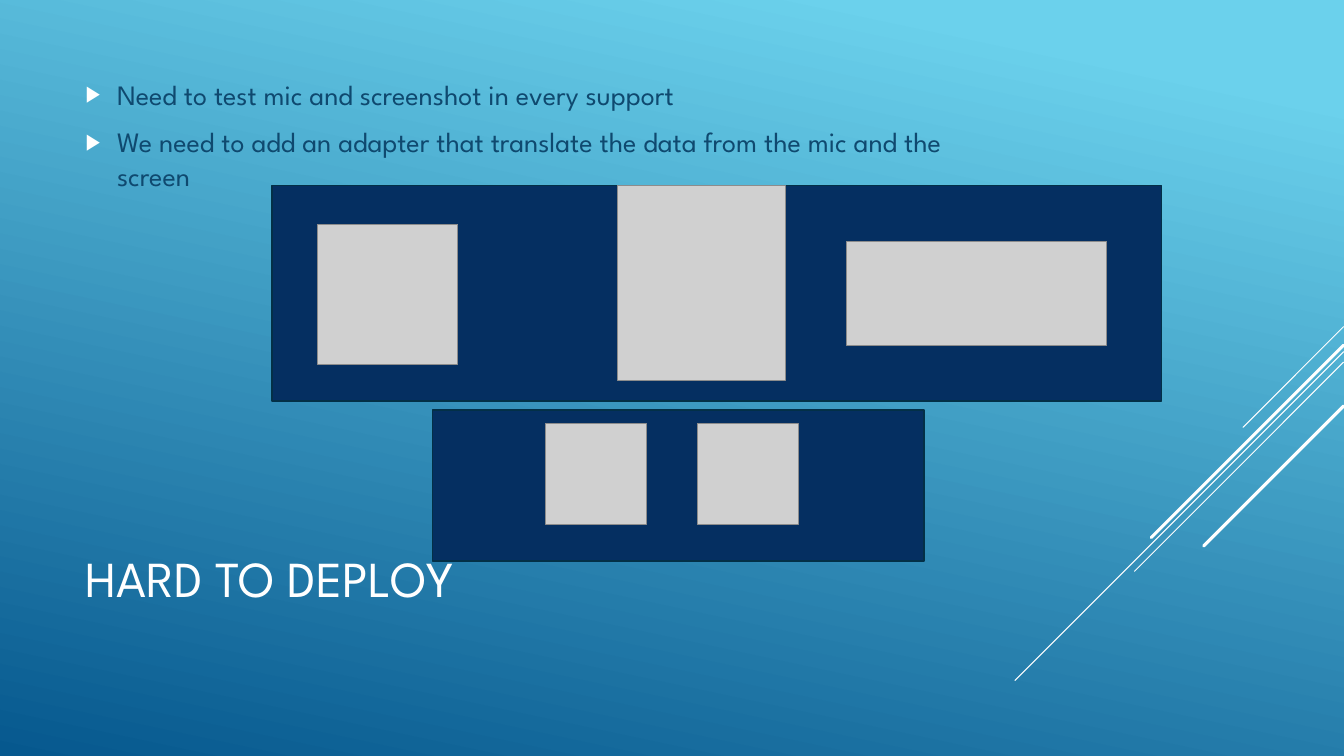
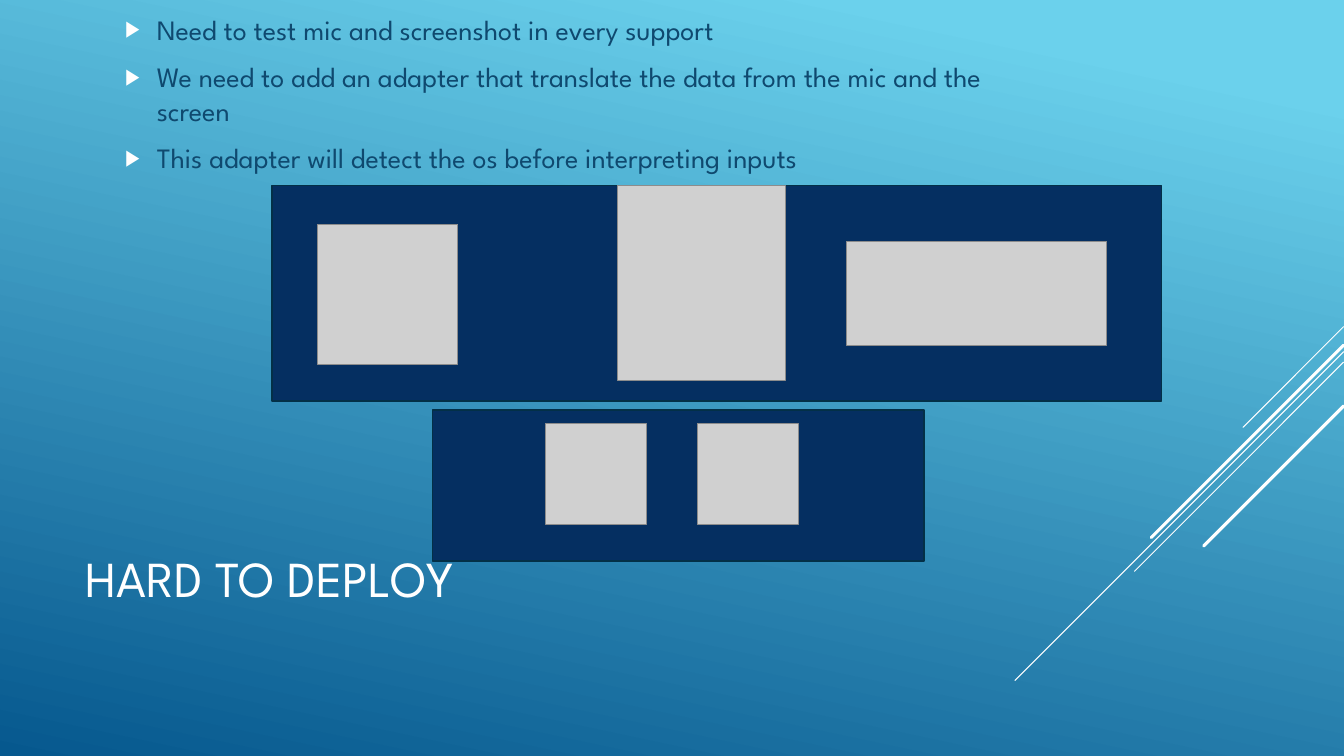
Before and after one commit to jnguyen1192/SIA, a slide deck: slide 7 of SAI_presentation.pptx. Drawn at 1344x756 pixels with LibreOffice and Linux fonts; fonts in the diff are those of the drawing; grey boxes stand for pictures. Boxes give left, top, right and bottom in pixels: in the first picture for what was removed or moved away, otherwise in the second. Text is boxed around its words. In the diff, an @@ line names an element or a change of style, - is before the commit and + after.

Commit message:
Add files via upload
#12 Another advice on slide

```diff
--- a/SAI_presentation.pptx
+++ b/SAI_presentation.pptx
@@ text "Need to test mic and ...": place and size @@
-text "Need to test mic and ..." at [117, 86, 941, 186]
+text "Need to test mic and ..." at [157, 21, 981, 174]
@@ text at [157, 148, 797, 174]: paragraph added @@
+▶ This adapter will detect the os before interpreting inputs
```
